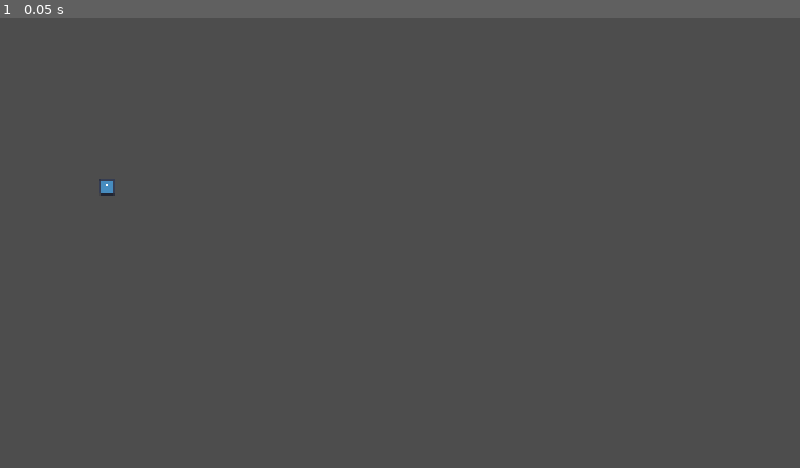
Above: before the commit, frame 1.
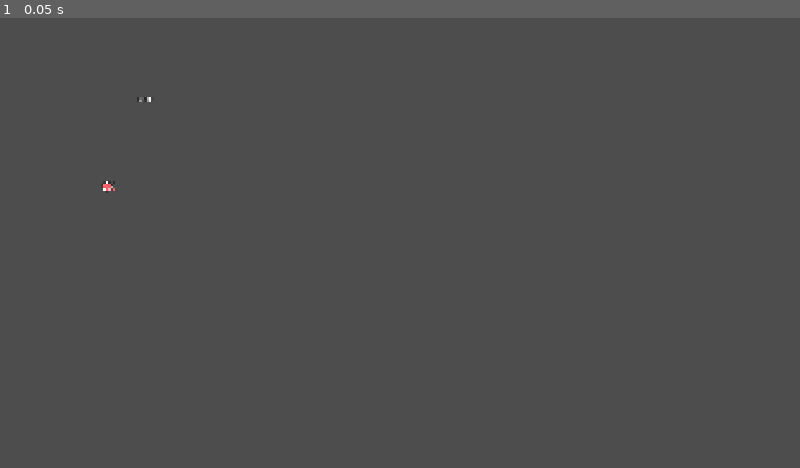
Above: after the commit, the same moment.

Repository: NanoMars/top-down-shooter
Game: Godot game, scene res://node_2d.tscn
Two runs of this game, one before a commit and one after it. Both use one fixed random seed, a clock stepped at 60 frames per second and the inputs below. The engine's default icon, where the game draws it, is replaced by a stand-in: a white triangle on a blue panel in a dark square.
Inputs:
- Up to frame 1 (0.05 s): no input

The runs differ from the first frame. In frame 1, less than 0.1% of the frame differs, in the area x 12-19%, y 17-40%.

Commit message:
You can pick up and drop items

Diff:
--- /dev/null
+++ b/Item/item.gd
@@ -0,0 +1,26 @@
+extends RigidBody2D
+class_name Item
+
+@export var is_automatic := false
+var is_held := false
+
+func _ready():
+	update_state()
+
+func set_held_state(held: bool):
+	is_held = held
+	update_state()
+
+func update_state():
+	if is_held:
+		PhysicsServer2D.body_set_mode(get_rid(), PhysicsServer2D.BODY_MODE_STATIC)
+		collision_layer = 0
+		collision_mask = 0
+		sleeping = true
+	else:
+		PhysicsServer2D.body_set_mode(get_rid(), PhysicsServer2D.BODY_MODE_RIGID)
+		collision_layer = 1
+		collision_mask = 1
+		sleeping = false
+func use():
+	print("Using item: ", self.name)
--- /dev/null
+++ b/Item/item.tscn
@@ -0,0 +1,23 @@
+[gd_scene load_steps=4 format=3 uid="uid://bp5jmne6lay2g"]
+
+[ext_resource type="Script" uid="uid://j4qxh2r1k0g3" path="res://Item/item.gd" id="1_gcssv"]
+[ext_resource type="Texture2D" uid="uid://dmlulowos8lgj" path="res://Assets/tilesheet@2.png" id="2_h0d2h"]
+
+[sub_resource type="CapsuleShape2D" id="CapsuleShape2D_h0d2h"]
+radius = 7.0
+height = 38.0
+
+[node name="RigidBody2D" type="RigidBody2D"]
+linear_damp = 10.0
+script = ExtResource("1_gcssv")
+
+[node name="Sprite2D" type="Sprite2D" parent="."]
+rotation = 1.5708
+scale = Vector2(0.57956, 0.298)
+texture = ExtResource("2_h0d2h")
+region_enabled = true
+region_rect = Rect2(436, 1154, 24, 124)
+
+[node name="CollisionShape2D" type="CollisionShape2D" parent="."]
+rotation = 1.5708
+shape = SubResource("CapsuleShape2D_h0d2h")
--- a/Player/Player.tscn
+++ b/Player/Player.tscn
@@ -1,18 +1,49 @@
-[gd_scene load_steps=4 format=3 uid="uid://di4furit0fybd"]
+[gd_scene load_steps=5 format=3 uid="uid://di4furit0fybd"]
 
 [ext_resource type="Script" uid="uid://bfvkj3fd6anh8" path="res://Player/player.gd" id="1_3qydi"]
-[ext_resource type="Texture2D" uid="uid://d3jrocyi8m2x" path="res://icon.svg" id="2_q3lat"]
+[ext_resource type="Texture2D" uid="uid://dmlulowos8lgj" path="res://Assets/tilesheet@2.png" id="2_q3lat"]
 
 [sub_resource type="CircleShape2D" id="CircleShape2D_q3lat"]
 radius = 19.0263
+
+[sub_resource type="CircleShape2D" id="CircleShape2D_tok1r"]
+radius = 32.0624
 
 [node name="CharacterBody2D" type="CharacterBody2D"]
 motion_mode = 1
 script = ExtResource("1_3qydi")
 
 [node name="Sprite2D" type="Sprite2D" parent="."]
+rotation = -1.5708
 scale = Vector2(0.3, 0.3)
 texture = ExtResource("2_q3lat")
+region_enabled = true
+region_rect = Rect2(22, 1046, 84, 84)
 
 [node name="CollisionShape2D" type="CollisionShape2D" parent="."]
 shape = SubResource("CircleShape2D_q3lat")
+
+[node name="Marker2D" type="Marker2D" parent="."]
+position = Vector2(32, 0)
+
+[node name="Area2D" type="Area2D" parent="."]
+
+[node name="CollisionShape2D" type="CollisionShape2D" parent="Area2D"]
+shape = SubResource("CircleShape2D_tok1r")
+
+[node name="Sprite2D2" type="Sprite2D" parent="."]
+position = Vector2(16, 8)
+scale = Vector2(0.171429, 0.171429)
+texture = ExtResource("2_q3lat")
+region_enabled = true
+region_rect = Rect2(175, 1071, 35, 35)
+
+[node name="Sprite2D3" type="Sprite2D" parent="."]
+position = Vector2(16, -8)
+scale = Vector2(0.171429, 0.171429)
+texture = ExtResource("2_q3lat")
+flip_v = true
+region_enabled = true
+region_rect = Rect2(175, 1071, 35, 35)
+
+[connection signal="body_entered" from="Area2D" to="." method="_on_body_entered"]
--- a/Player/player.gd
+++ b/Player/player.gd
@@ -1,15 +1,28 @@
 extends CharacterBody2D
-const JOYSTICK_INDEX := 0
+const CONTROLLER_ID := 0
 const DEADZONE := 0.1
+
+var current_item: Node = null
+
+var item_marker: Marker2D
 
 @export var movement_speed := 200.0
 @export var acceleration := 1000.0
 @export var friction := 500.0
 
+@export var use_button: int = JOY_AXIS_TRIGGER_RIGHT
+@export var drop_button: int = JOY_BUTTON_B
+
+var holding_use := false
+
+func _ready() -> void:
+	item_marker = $Marker2D
+
 func _physics_process(delta):
+	# Movement and aiming
 	var move_input: Vector2 = Vector2(
-		Input.get_joy_axis(JOYSTICK_INDEX, JOY_AXIS_LEFT_X),
-		Input.get_joy_axis(JOYSTICK_INDEX, JOY_AXIS_LEFT_Y)
+		Input.get_joy_axis(CONTROLLER_ID, JOY_AXIS_LEFT_X),
+		Input.get_joy_axis(CONTROLLER_ID, JOY_AXIS_LEFT_Y)
 	)
 	if move_input.length() > DEADZONE:
 		velocity = velocity.move_toward(
@@ -25,8 +38,50 @@
 	move_and_slide()
 
 	var aim_input: Vector2 = Vector2(
-		Input.get_joy_axis(JOYSTICK_INDEX, JOY_AXIS_RIGHT_X),
-		Input.get_joy_axis(JOYSTICK_INDEX, JOY_AXIS_RIGHT_Y)
+		Input.get_joy_axis(CONTROLLER_ID, JOY_AXIS_RIGHT_X),
+		Input.get_joy_axis(CONTROLLER_ID, JOY_AXIS_RIGHT_Y)
 	)
 	if aim_input.length() > DEADZONE:
 		rotation = aim_input.angle()
+
+	# Item interaction
+
+	if Input.is_joy_button_pressed(CONTROLLER_ID, use_button):
+		if current_item and not holding_use :
+			current_item.use()
+		holding_use = true
+	else:
+		holding_use = false
+
+	if Input.is_joy_button_pressed(CONTROLLER_ID, drop_button):
+		drop_item()
+
+func _on_body_entered(body: Node):
+	if current_item == null and body is Item:
+		pick_up_item(body)
+
+func pick_up_item(item: Node):
+	current_item = item
+	call_deferred("_finalize_pick_up", item)
+
+func _finalize_pick_up(item: Node):
+	item.get_parent().remove_child(item)
+	item_marker.add_child(item)
+	item.position = Vector2.ZERO
+	item.rotation = 0.0
+
+	current_item.set_held_state(true)
+
+func drop_item():
+	if not current_item:
+		return
+
+	current_item.set_held_state(false)
+	var item = current_item
+	current_item = null
+	if item.get_parent():
+		item.get_parent().remove_child(item)
+	get_parent().add_child(item)
+	item.global_position = global_position + Vector2(cos(rotation), sin(rotation)) * 100
+	item.rotation = rotation
+	item.apply_impulse(Vector2(cos(rotation), sin(rotation)) * 300)
--- a/node_2d.tscn
+++ b/node_2d.tscn
@@ -1,6 +1,7 @@
-[gd_scene load_steps=2 format=3 uid="uid://bgbw30t3t305q"]
+[gd_scene load_steps=3 format=3 uid="uid://bgbw30t3t305q"]
 
 [ext_resource type="PackedScene" uid="uid://di4furit0fybd" path="res://Player/Player.tscn" id="1_wtcfe"]
+[ext_resource type="PackedScene" uid="uid://bp5jmne6lay2g" path="res://Item/item.tscn" id="2_0e48y"]
 
 [node name="Node2D" type="Node2D"]
 
@@ -8,4 +9,8 @@
 position = Vector2(256, 404)
 movement_speed = 400.0
 acceleration = 3000.0
-friction = 5000.0
+friction = 4000.0
+
+[node name="RigidBody2D" parent="." instance=ExtResource("2_0e48y")]
+position = Vector2(348, 195)
+linear_damp = 5.0
--- a/project.godot
+++ b/project.godot
@@ -21,6 +21,10 @@
 window/size/viewport_height=1080
 window/stretch/mode="canvas_items"
 
+[physics]
+
+2d/default_gravity=0.0
+
 [rendering]
 
 renderer/rendering_method="gl_compatibility"
Binary file added: Assets/tilesheet@2.png
Not shown, added: Assets/tilesheet@2.png.import
Not shown, added: Item/item.gd.uid
